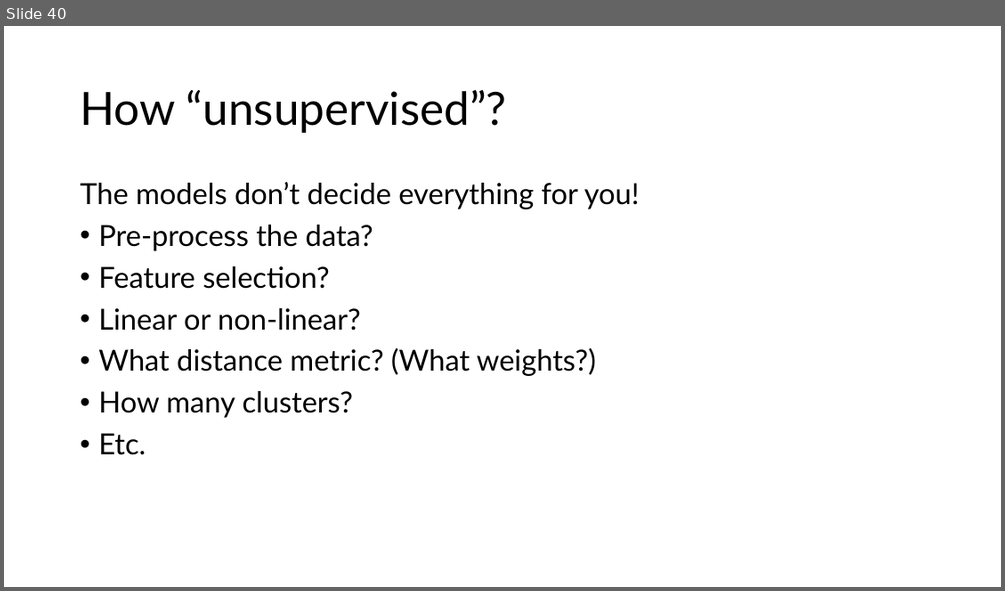
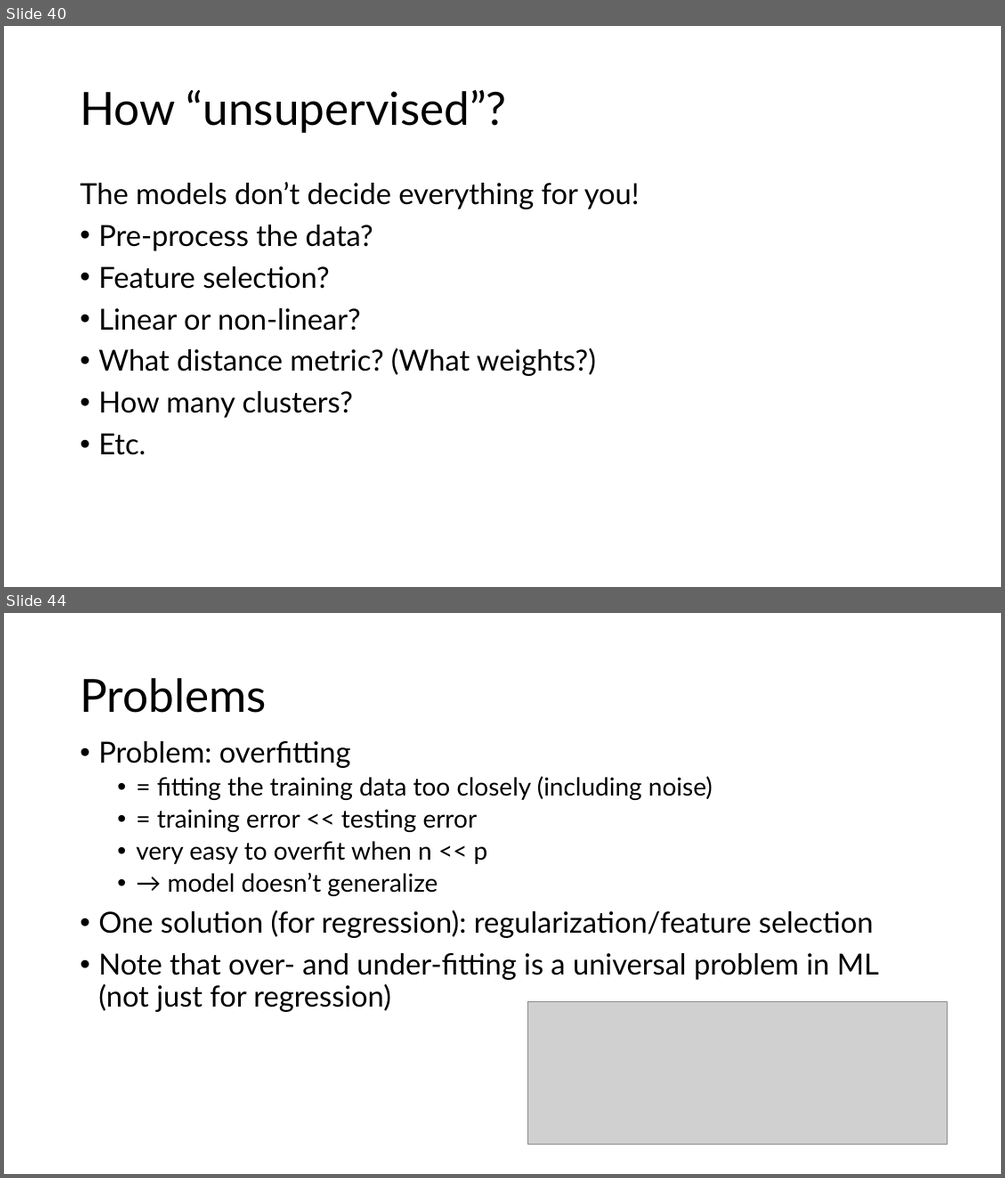
Before and after one commit to jmc108/hugen2073-textbook, a slide deck: lecture_slides/11_machine_learning/11_machine_learning.pptx. Shown one above the other, each under a label of ours: slide 40 before the commit, slides 40 and 44 after it; the slides between them are not shown. The pictures are 1005x591 and 1005x1178 pixels, drawn with LibreOffice and Linux fonts; fonts in the diff are those of the drawing; grey boxes stand for pictures. Boxes give left, top, right and bottom in pixels: in the first picture for what was removed or moved away, otherwise in the second. Text is boxed around its words. In the diff, an @@ line names an element or a change of style, - is before the commit and + after.

```diff
--- a/lecture_slides/11_machine_learning/11_machine_learning.pptx
+++ b/lecture_slides/11_machine_learning/11_machine_learning.pptx
@@ slide 44 added at <box>4,613,1001,1174</box>, background #FFFFFF @@
@@ title added at <box>80,678,266,713</box>, 44 pt, text #000000 @@
+Problems
@@ text added at <box>98,741,879,1012</box>, 28 pt, text #000000 @@
+• Problem: overfitting
+  • = fitting the training data too closely (including noise)
+  • = training error << testing error
+  • very easy to overfit when n << p
+  • → model doesn’t generalize
+• One solution (for regression): regularization/feature selection
+• Note that over- and under-fitting is a universal problem in ML (not just for regression)
@@ picture added at <box>527,1002,947,1144</box> @@
```
Also in this commit, not shown: 16 other slides added, 4 other files.
